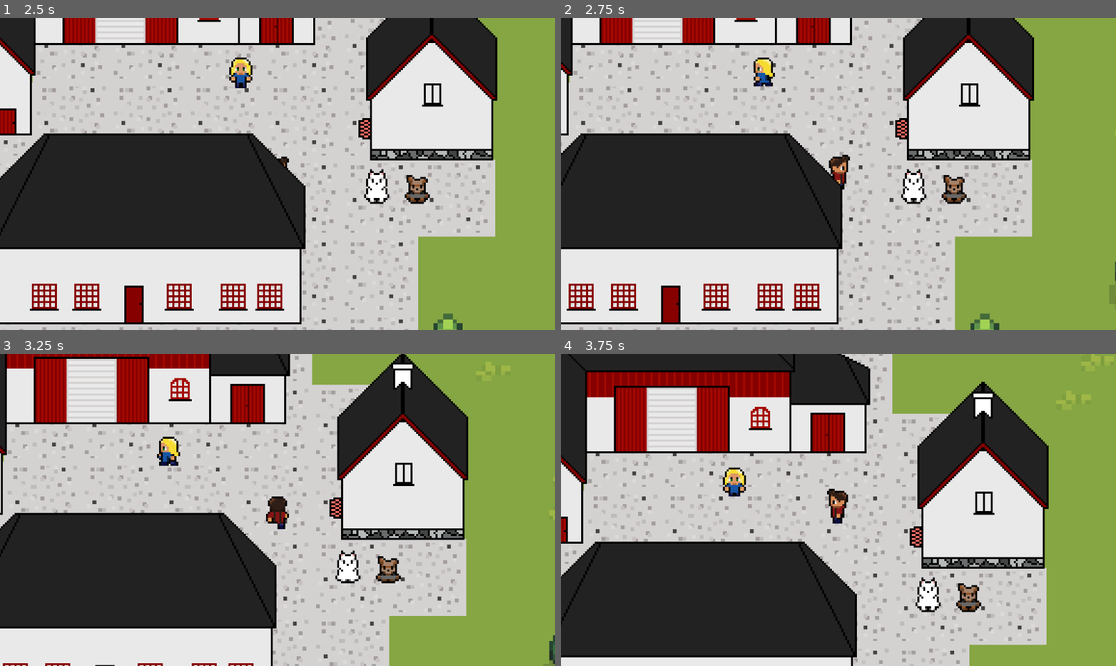
Above: before the commit, frames 1-4 (two rows, left to right).
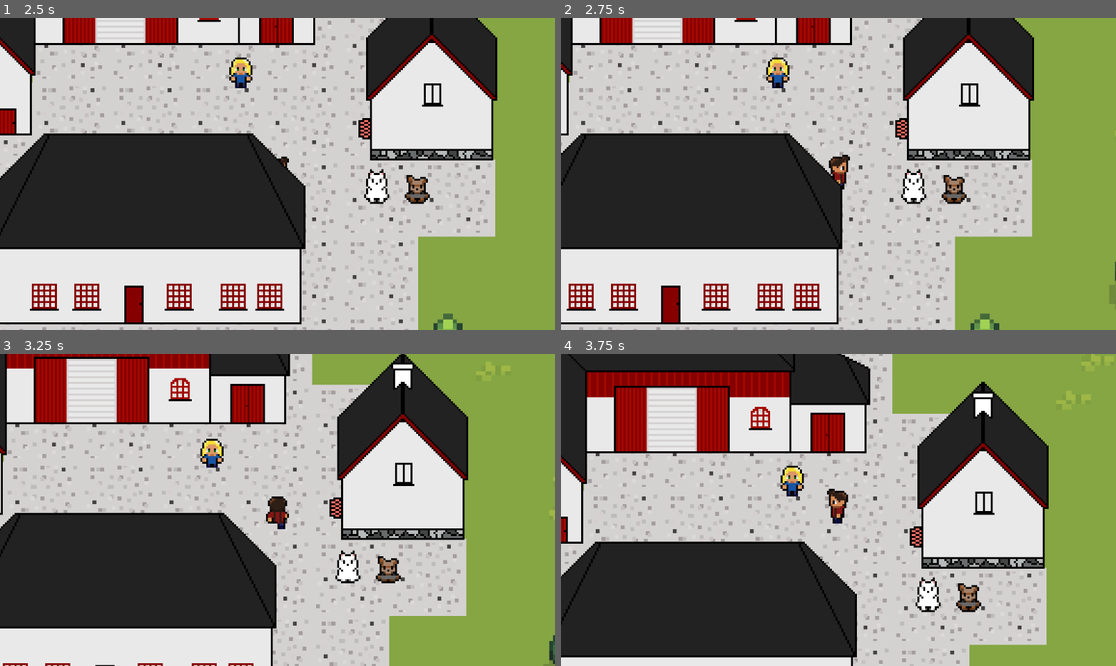
Above: after the commit, the same moments.

Repository: Thomasmc96/frydenlund
Game: Godot game, scene res://scenes/world.tscn
The game is run twice, just before and just after one commit, with the same random seed, the same clock (stepped at 60 frames per second) and the same inputs.
Inputs (mouse positions are in pixels of both pictures, inside the frame that each line leads up to):
- Up to frame 1 (2.5 s): move the mouse to (399, 158) at 0.52 s; hold D (right) 0.53-1.28 s; tap Space (interact) at 0.6, 1.35, 2.1 s; move the mouse to (166, 189) at 1.27 s; hold S (down) 1.28-2.03 s; move the mouse to (333, 105) at 2.02 s; hold D (right) from 2.03 s (still down)
- Up to frame 2 (2.75 s): keep holding D (right)
- Up to frame 3 (3.25 s): move the mouse to (249, 572) at 2.77 s; release D (right) at 2.78 s; hold W (up) from 2.78 s (still down); tap Space (interact) at 2.85 s
- Up to frame 4 (3.75 s): move the mouse to (1005, 556) at 3.52 s; release W (up) at 3.53 s; hold A (left) from 3.53 s (still down); tap Space (interact) at 3.6 s

Frame 1 is identical in both runs. In frame 2, 0.6% of the frame differs, in the area x 34-42%, y 12-23%; in frame 3, 0.6%; in frame 4, 0.7%, in the area x 29-44%, y 35-46%.

Commit message:
looking direction on kiss

Diff:
--- a/scenes/alma.tscn
+++ b/scenes/alma.tscn
@@ -1,6 +1,6 @@
 [gd_scene load_steps=8 format=3 uid="uid://dbu86cgmwmqwh"]
 
-[ext_resource type="Script" path="res://scripts/alma.gd" id="1_jgcpn"]
+[ext_resource type="Script" path="res://scripts/dog.gd" id="1_jo1a2"]
 [ext_resource type="Texture2D" uid="uid://cn4t1lrp5c318" path="res://art/animals/alma.png" id="1_pwbky"]
 
 [sub_resource type="AtlasTexture" id="AtlasTexture_i5yq3"]
@@ -32,7 +32,7 @@
 radius = 11.0
 
 [node name="Alma" type="CharacterBody2D"]
-script = ExtResource("1_jgcpn")
+script = ExtResource("1_jo1a2")
 
 [node name="AnimatedSprite2D" type="AnimatedSprite2D" parent="."]
 unique_name_in_owner = true
--- a/scenes/ditte.tscn
+++ b/scenes/ditte.tscn
@@ -11,6 +11,18 @@
 atlas = ExtResource("1_xol2c")
 region = Rect2(32, 0, 32, 32)
 
+[sub_resource type="AtlasTexture" id="AtlasTexture_j5rjr"]
+atlas = ExtResource("1_xol2c")
+region = Rect2(32, 32, 32, 32)
+
+[sub_resource type="AtlasTexture" id="AtlasTexture_8y0iq"]
+atlas = ExtResource("1_xol2c")
+region = Rect2(32, 64, 32, 32)
+
+[sub_resource type="AtlasTexture" id="AtlasTexture_8x21r"]
+atlas = ExtResource("1_xol2c")
+region = Rect2(32, 96, 32, 32)
+
 [sub_resource type="AtlasTexture" id="AtlasTexture_g5roy"]
 atlas = ExtResource("1_xol2c")
 region = Rect2(32, 32, 32, 32)
@@ -87,6 +99,30 @@
 "loop": true,
 "name": &"idle",
 "speed": 2.0
+}, {
+"frames": [{
+"duration": 1.0,
+"texture": SubResource("AtlasTexture_j5rjr")
+}],
+"loop": true,
+"name": &"idle_e",
+"speed": 0.0
+}, {
+"frames": [{
+"duration": 1.0,
+"texture": SubResource("AtlasTexture_8y0iq")
+}],
+"loop": true,
+"name": &"idle_n",
+"speed": 0.0
+}, {
+"frames": [{
+"duration": 1.0,
+"texture": SubResource("AtlasTexture_8x21r")
+}],
+"loop": true,
+"name": &"idle_w",
+"speed": 0.0
 }, {
 "frames": [{
 "duration": 1.0,
@@ -169,8 +205,7 @@
 [node name="AnimatedSprite2D" type="AnimatedSprite2D" parent="."]
 unique_name_in_owner = true
 sprite_frames = SubResource("SpriteFrames_ar624")
-animation = &"walk_w"
-frame_progress = 0.636107
+animation = &"idle_w"
 
 [node name="CollisionShape2D" type="CollisionShape2D" parent="."]
 position = Vector2(0, 6)
@@ -178,6 +213,7 @@
 
 [node name="Timer" type="Timer" parent="."]
 unique_name_in_owner = true
+wait_time = 2.0
 autostart = true
 
 [node name="Area2D" type="Area2D" parent="."]
--- a/scenes/hearth.tscn
+++ b/scenes/hearth.tscn
@@ -28,8 +28,8 @@
 script = ExtResource("1_rcbfv")
 
 [node name="Sprite2D" type="Sprite2D" parent="."]
-position = Vector2(-4.76837e-07, -20)
-scale = Vector2(0.6875, 0.6875)
+position = Vector2(-1.19209e-07, -21)
+scale = Vector2(0.46875, 0.46875)
 texture = ExtResource("1_vihsf")
 
 [node name="AnimationPlayer" type="AnimationPlayer" parent="."]
--- a/scenes/laban.tscn
+++ b/scenes/laban.tscn
@@ -1,6 +1,6 @@
 [gd_scene load_steps=8 format=3 uid="uid://bb5m4q25ap3u7"]
 
-[ext_resource type="Script" path="res://scripts/laban.gd" id="1_dm8ha"]
+[ext_resource type="Script" path="res://scripts/dog.gd" id="1_ntwrm"]
 [ext_resource type="Texture2D" uid="uid://ccdlwv0vsxvtn" path="res://art/animals/laban.png" id="2_asdeb"]
 
 [sub_resource type="AtlasTexture" id="AtlasTexture_2v46d"]
@@ -31,7 +31,7 @@
 [sub_resource type="CircleShape2D" id="CircleShape2D_oq5ko"]
 
 [node name="Laban" type="CharacterBody2D"]
-script = ExtResource("1_dm8ha")
+script = ExtResource("1_ntwrm")
 
 [node name="AnimatedSprite2D" type="AnimatedSprite2D" parent="."]
 unique_name_in_owner = true
--- a/scenes/thea.tscn
+++ b/scenes/thea.tscn
@@ -1,6 +1,6 @@
-[gd_scene load_steps=7 format=3 uid="uid://c0v0h3el2kucb"]
+[gd_scene load_steps=8 format=3 uid="uid://c0v0h3el2kucb"]
 
-[ext_resource type="Script" path="res://scripts/laban.gd" id="1_sciks"]
+[ext_resource type="Script" path="res://scripts/cat.gd" id="1_h434w"]
 [ext_resource type="Texture2D" uid="uid://cd7is7f3vnpj6" path="res://art/animals/thea.png" id="2_st1rm"]
 
 [sub_resource type="AtlasTexture" id="AtlasTexture_0y0un"]
@@ -26,10 +26,13 @@
 }]
 
 [sub_resource type="CircleShape2D" id="CircleShape2D_xvvlx"]
-radius = 4.0
+radius = 5.0
+
+[sub_resource type="CircleShape2D" id="CircleShape2D_1ivc0"]
+radius = 11.0
 
 [node name="Thea" type="CharacterBody2D"]
-script = ExtResource("1_sciks")
+script = ExtResource("1_h434w")
 
 [node name="AnimatedSprite2D" type="AnimatedSprite2D" parent="."]
 unique_name_in_owner = true
@@ -38,5 +41,14 @@
 frame_progress = 0.243938
 
 [node name="CollisionShape2D" type="CollisionShape2D" parent="."]
-position = Vector2(0, 3)
+position = Vector2(-1, 3)
 shape = SubResource("CircleShape2D_xvvlx")
+
+[node name="Area2D" type="Area2D" parent="."]
+
+[node name="CollisionShape2D" type="CollisionShape2D" parent="Area2D"]
+position = Vector2(-2, 2)
+shape = SubResource("CircleShape2D_1ivc0")
+
+[connection signal="body_entered" from="Area2D" to="." method="_on_area_2d_body_entered"]
+[connection signal="body_exited" from="Area2D" to="." method="_on_area_2d_body_exited"]
--- a/scenes/tom.tscn
+++ b/scenes/tom.tscn
@@ -1,6 +1,6 @@
-[gd_scene load_steps=7 format=3 uid="uid://l4i4jm5h6hr1"]
+[gd_scene load_steps=8 format=3 uid="uid://l4i4jm5h6hr1"]
 
-[ext_resource type="Script" path="res://scripts/laban.gd" id="1_buoh7"]
+[ext_resource type="Script" path="res://scripts/cat.gd" id="1_r82pq"]
 [ext_resource type="Texture2D" uid="uid://bg4j2v14bnelq" path="res://art/animals/tom.png" id="2_dkqu7"]
 
 [sub_resource type="AtlasTexture" id="AtlasTexture_4js1q"]
@@ -26,10 +26,13 @@
 }]
 
 [sub_resource type="CircleShape2D" id="CircleShape2D_xvvlx"]
-radius = 4.0
+radius = 6.0
+
+[sub_resource type="CircleShape2D" id="CircleShape2D_ke8ek"]
+radius = 11.0
 
 [node name="Tom" type="CharacterBody2D"]
-script = ExtResource("1_buoh7")
+script = ExtResource("1_r82pq")
 
 [node name="AnimatedSprite2D" type="AnimatedSprite2D" parent="."]
 unique_name_in_owner = true
@@ -38,5 +41,14 @@
 frame_progress = 0.781699
 
 [node name="CollisionShape2D" type="CollisionShape2D" parent="."]
-position = Vector2(0, 3)
+position = Vector2(-1, 1)
 shape = SubResource("CircleShape2D_xvvlx")
+
+[node name="Area2D" type="Area2D" parent="."]
+
+[node name="CollisionShape2D" type="CollisionShape2D" parent="Area2D"]
+position = Vector2(-2, 0)
+shape = SubResource("CircleShape2D_ke8ek")
+
+[connection signal="body_entered" from="Area2D" to="." method="_on_area_2d_body_entered"]
+[connection signal="body_exited" from="Area2D" to="." method="_on_area_2d_body_exited"]
--- a/scripts/alma.gd
+++ b/scripts/cat.gd
@@ -1,6 +1,6 @@
 extends CharacterBody2D
 
-class_name Alma
+class_name Cat
 
 const RiseHearth = preload("res://scripts/riseHearth.gd")
 
@@ -16,9 +16,9 @@
 func _physics_process(delta):
 	animated_sprite.play("idle")
 	if player_in_area:
-			if Input.is_action_just_pressed("interact"):
-				var riseHearth = RiseHearth.new()
-				riseHearth.riseHearth($Area2D.global_position, get_parent())
+		if Input.is_action_just_pressed("interact"):
+			var riseHearth = RiseHearth.new()
+			riseHearth.riseHearth($Area2D.global_position, get_parent())
 
 
 func _on_area_2d_body_entered(body):
--- a/scripts/ditte.gd
+++ b/scripts/ditte.gd
@@ -3,10 +3,11 @@
 class_name Ditte
 
 const RiseHearth = preload("res://scripts/riseHearth.gd")
+@onready var timer = %Timer
+@onready var animated_sprite = %AnimatedSprite2D
+@onready var area = $Area2D
 
 enum STATES {WALKING, IDLE, NEW_DIR}
-@onready var animated_sprite = %AnimatedSprite2D
-@onready var timer = %Timer
 
 const speed = 30
 var state = STATES.IDLE
@@ -18,17 +19,18 @@
 var player: Player = null
 
 func _physics_process(delta):
-	if state == STATES.IDLE or state == STATES.NEW_DIR:
-		$AnimatedSprite2D.play("idle")
-	elif state == STATES.WALKING and !is_chatting:
-		if direction.x == -1:
-			$AnimatedSprite2D.play("walk_w")
-		if direction.x == 1:
-			$AnimatedSprite2D.play("walk_e")
-		if direction.y == -1:
-			$AnimatedSprite2D.play("walk_n")
-		if direction.y == 1:
-			$AnimatedSprite2D.play("walk_s")
+	if !is_chatting:
+		if state == STATES.IDLE or state == STATES.NEW_DIR:
+			animated_sprite.play("idle")
+		elif state == STATES.WALKING:
+			if direction.x == -1:
+				animated_sprite.play("walk_w")
+			if direction.x == 1:
+				animated_sprite.play("walk_e")
+			if direction.y == -1:
+				animated_sprite.play("walk_n")
+			if direction.y == 1:
+				animated_sprite.play("walk_s")
 
 	if is_roaming:
 		match state:
@@ -41,9 +43,31 @@
 
 	if player_in_area:
 		if Input.is_action_just_pressed("interact"):
+			is_chatting = true;
 			var riseHearth = RiseHearth.new()
-			riseHearth.riseHearth($Area2D.global_position, get_parent())
+			riseHearth.riseHearth(area.global_position, get_parent())
 
+			timer.stop()
+			timer.wait_time = 5
+			timer.start()
+
+			getLookingDirection(player)
+
+
+func getLookingDirection(object):
+	var x_position_diff = object.position.x - area.global_position.x
+	var y_position_diff = object.position.y - area.global_position.y
+
+	if abs(x_position_diff) > abs(y_position_diff):
+		if x_position_diff > 0:
+			animated_sprite.play("idle_e")
+		else:
+			animated_sprite.play("idle_w")
+	else:
+		if y_position_diff > 0:
+			animated_sprite.play("idle")
+		else:
+			animated_sprite.play("idle_n")
 
 func chooseRandom(array):
 	array.shuffle()
@@ -55,6 +79,7 @@
 		move_and_slide()
 
 func _on_timer_timeout():
+	is_chatting = false
 	timer.wait_time = chooseRandom([0.5, 1, 1.5])
 	state = chooseRandom(STATES.values())
 
--- a/scripts/laban.gd
+++ b/scripts/dog.gd
@@ -1,6 +1,6 @@
 extends CharacterBody2D
 
-class_name Laban
+class_name Dog
 
 const RiseHearth = preload("res://scripts/riseHearth.gd")
 
Not shown: 1 places in scenes/ditte.tscn that only renumber resources
